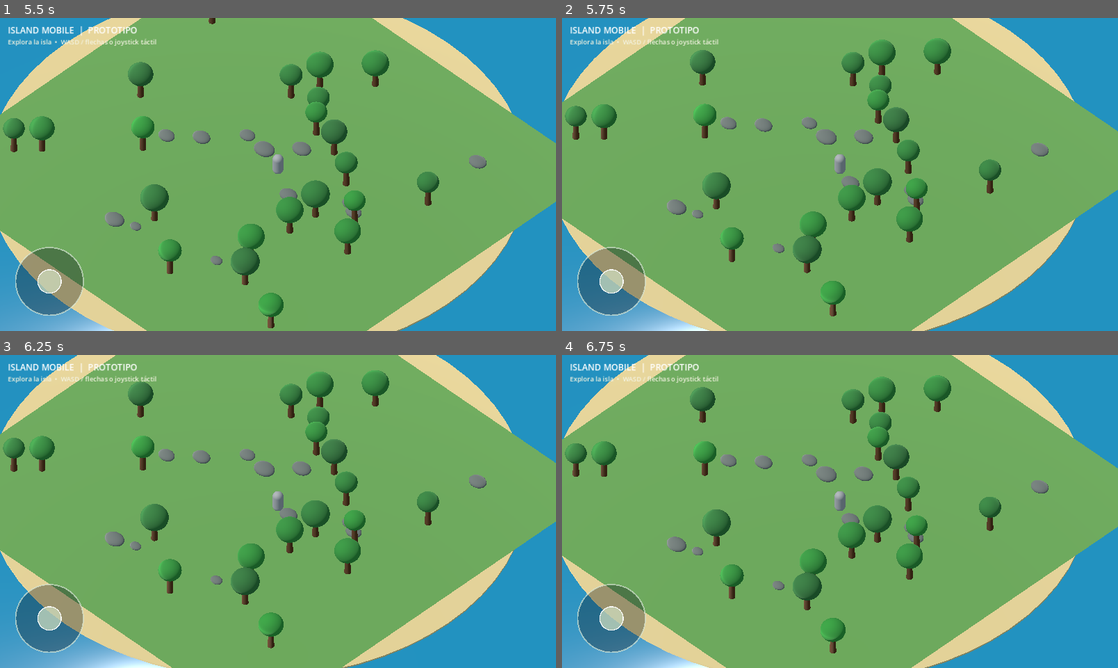
Above: before the commit, frames 1-4 (two rows, left to right).
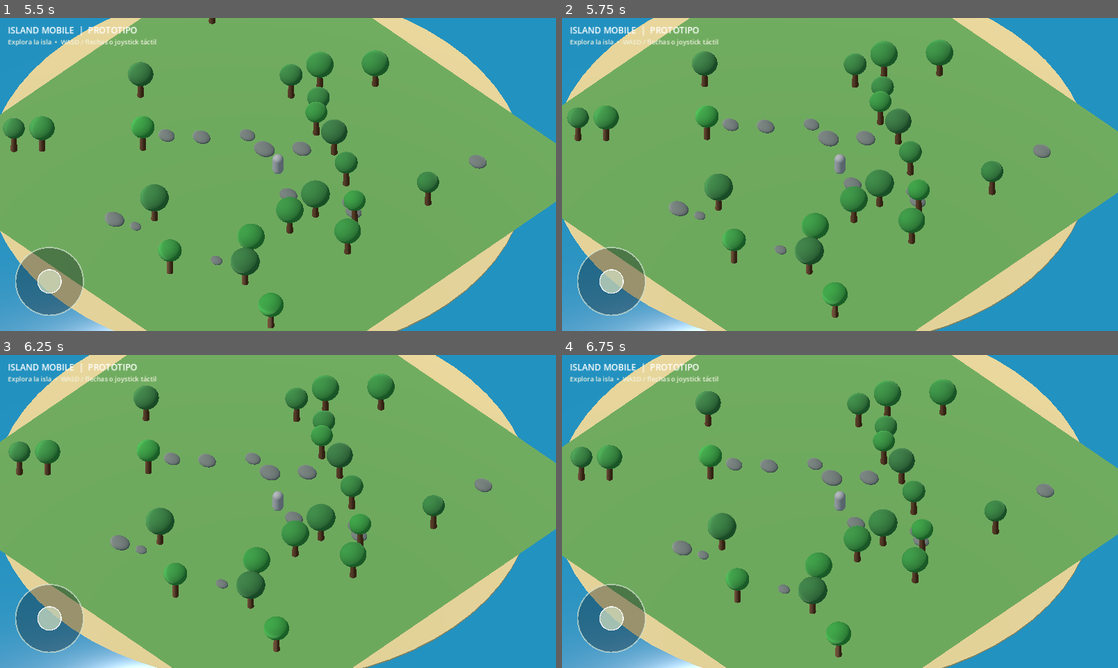
Above: after the commit, the same moments.

Repository: blackluis15-dev/Island-Mobile1
Game: Godot game, scene res://scenes/main.tscn
The game is run twice, just before and just after one commit, with the same random seed, the same clock (stepped at 60 frames per second) and the same inputs.
Inputs (mouse positions are in pixels of both pictures, inside the frame that each line leads up to):
- Up to frame 1 (5.5 s): tap Enter at 0.5, 3.5 s; drag from (50, 280) to (333, 105) at 0.52 s; drag from (166, 190) to (250, 237) at 1.27 s; tap Space at 2, 5 s; move the mouse to (333, 105) at 2.02 s; hold D (move_right) 2.03-2.75 s; drag from (250, 237) to (111, 127) at 2.77 s; move the mouse to (444, 221) at 3.52 s; hold A (move_left) 3.53-4.25 s; drag from (111, 127) to (194, 96) at 4.27 s; move the mouse to (305, 174) at 5.02 s; hold S (move_back) from 5.03 s (still down); click (305, 174) at 5.17 s
- Up to frame 2 (5.75 s): keep holding S (move_back)
- Up to frame 3 (6.25 s): release S (move_back) at 5.75 s; drag from (194, 433) to (166, 527) at 5.77 s
- Up to frame 4 (6.75 s): tap Enter at 6.5 s; move the mouse to (962, 495) at 6.52 s; hold W (move_forward) from 6.53 s (still down)

Frame 1 is identical in both runs. In frame 2, 4.1% of the frame differs, in the area x 0-100%, y 0-100%; in frame 3, 11%; in frame 4, 11%.

Commit message:
Add solid collisions to island trees and rocks

Diff:
--- a/scripts/island_world.gd
+++ b/scripts/island_world.gd
@@ -86,8 +86,11 @@
 		_add_rock(Vector3(x, 0.0, z))
 
 func _add_tree(at: Vector3) -> void:
-	var tree := Node3D.new()
+	# StaticBody3D makes the trunk a solid obstacle for the player.
+	var tree := StaticBody3D.new()
+	tree.name = "Tree"
 	tree.position = at
+
 	var trunk := MeshInstance3D.new()
 	var trunk_mesh := CylinderMesh.new()
 	trunk_mesh.top_radius = 0.16
@@ -99,6 +102,14 @@
 	trunk_mat.albedo_color = Color(0.32, 0.20, 0.11)
 	trunk.material_override = trunk_mat
 	tree.add_child(trunk)
+
+	var trunk_collision := CollisionShape3D.new()
+	var trunk_shape := CapsuleShape3D.new()
+	trunk_shape.radius = 0.32
+	trunk_shape.height = 2.0
+	trunk_collision.shape = trunk_shape
+	trunk_collision.position.y = 1.0
+	tree.add_child(trunk_collision)
 
 	var leaves := MeshInstance3D.new()
 	var leaf_mesh := SphereMesh.new()
@@ -113,16 +124,30 @@
 	add_child(tree)
 
 func _add_rock(at: Vector3) -> void:
-	var rock := MeshInstance3D.new()
+	# The mesh and its collision share the same parent transform.
+	var rock := StaticBody3D.new()
+	rock.name = "Rock"
+	rock.position = at + Vector3(0.0, 0.0, 0.0)
+
+	var mesh_instance := MeshInstance3D.new()
 	var mesh := SphereMesh.new()
 	mesh.radius = rng.randf_range(0.35, 0.65)
 	mesh.height = mesh.radius * 1.35
-	rock.mesh = mesh
-	rock.position = at + Vector3(0.0, mesh.radius * 0.45, 0.0)
-	rock.scale = Vector3(1.25, 0.8, 1.0)
+	mesh_instance.mesh = mesh
+	mesh_instance.position.y = mesh.radius * 0.45
+	mesh_instance.scale = Vector3(1.25, 0.8, 1.0)
 	var material := StandardMaterial3D.new()
 	material.albedo_color = Color(0.38, 0.40, 0.38)
-	rock.material_override = material
+	mesh_instance.material_override = material
+	rock.add_child(mesh_instance)
+
+	var rock_collision := CollisionShape3D.new()
+	var rock_shape := SphereShape3D.new()
+	rock_shape.radius = mesh.radius
+	rock_collision.shape = rock_shape
+	rock_collision.position.y = mesh.radius * 0.45
+	rock_collision.scale = Vector3(1.25, 0.8, 1.0)
+	rock.add_child(rock_collision)
 	add_child(rock)
 
 func _spawn_player() -> void:
